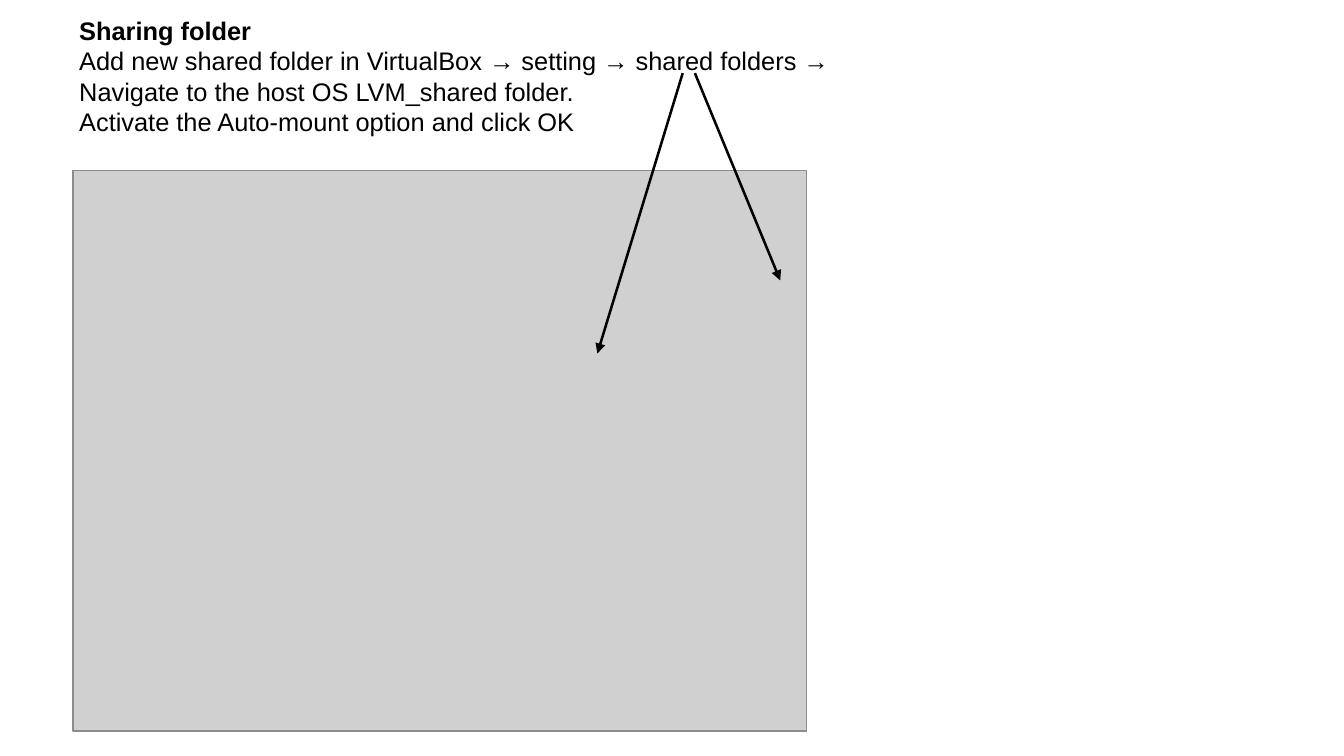
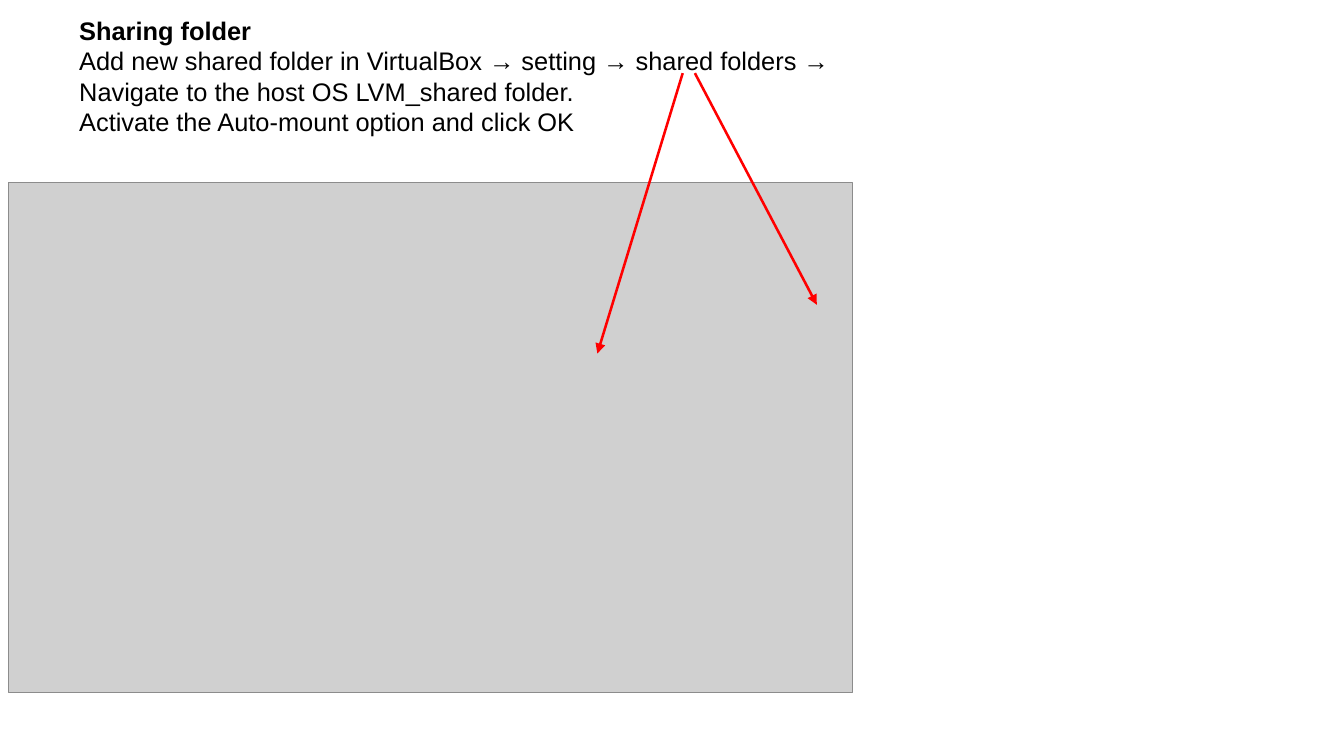
Before and after one commit to selvaje/SE_docs, a slide deck: slide 9 of source/VIRTUALMACHINE/Installation_vm_Ubuntu22.04.odp (slide 12 before the commit). Drawn at 1344x756 pixels with LibreOffice and Linux fonts; fonts in the diff are those of the drawing; grey boxes stand for pictures. Boxes give left, top, right and bottom in pixels: in the first picture for what was removed or moved away, otherwise in the second. Text is boxed around its words. In the diff, an @@ line names an element or a change of style, - is before the commit and + after.

```diff
--- a/source/VIRTUALMACHINE/Installation_vm_Ubuntu22.04.odp
+++ b/source/VIRTUALMACHINE/Installation_vm_Ubuntu22.04.odp
@@ arrow (683, 73) - (598, 354): stroke #000000 1.5 pt to #FF0000 1.5 pt @@
@@ arrow moved from (695, 73) - (781, 281) to (695, 73) - (817, 305) @@
@@ arrow (695, 73) - (817, 305): stroke #000000 1.5 pt to #FF0000 1.5 pt @@
@@ picture: place and size @@
-picture at [73,171,807,732]
+picture at [9,183,853,693]
```
Also in this commit, not shown: 9 other slides changed, 4 slides removed, 36 other files.
